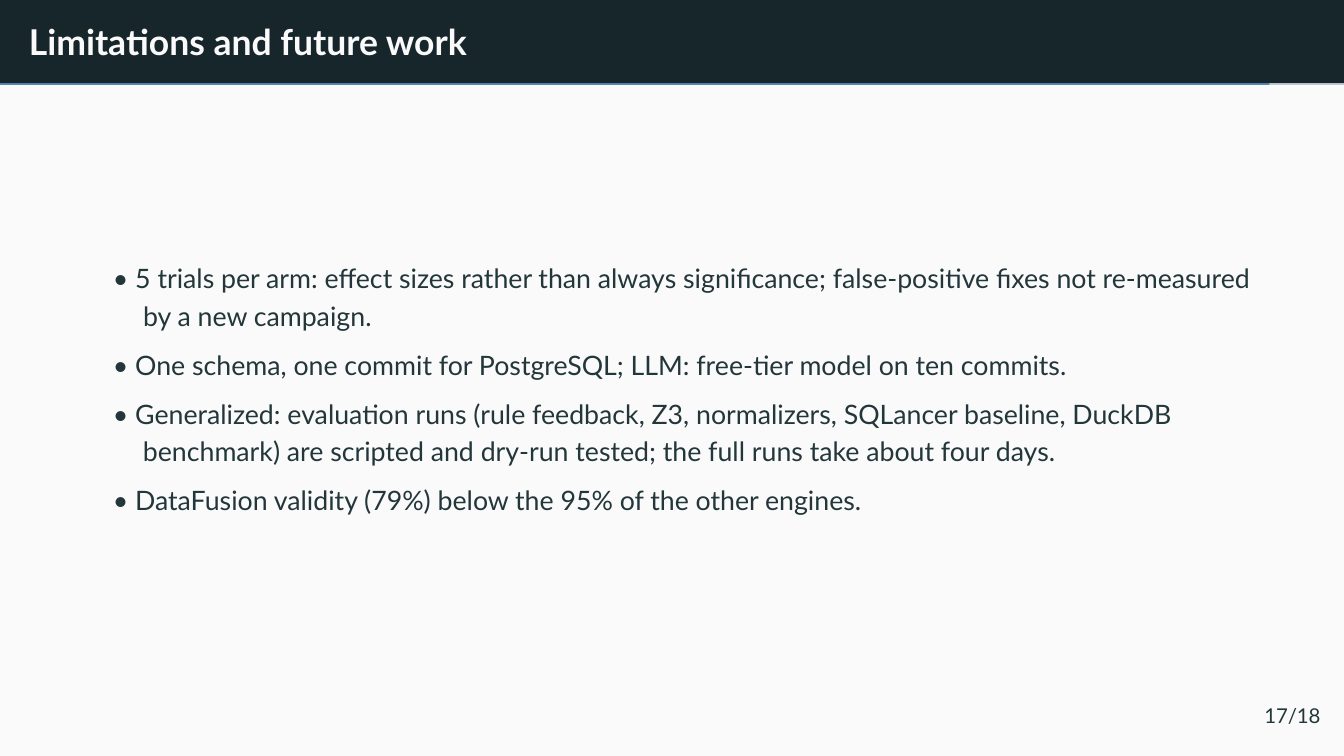
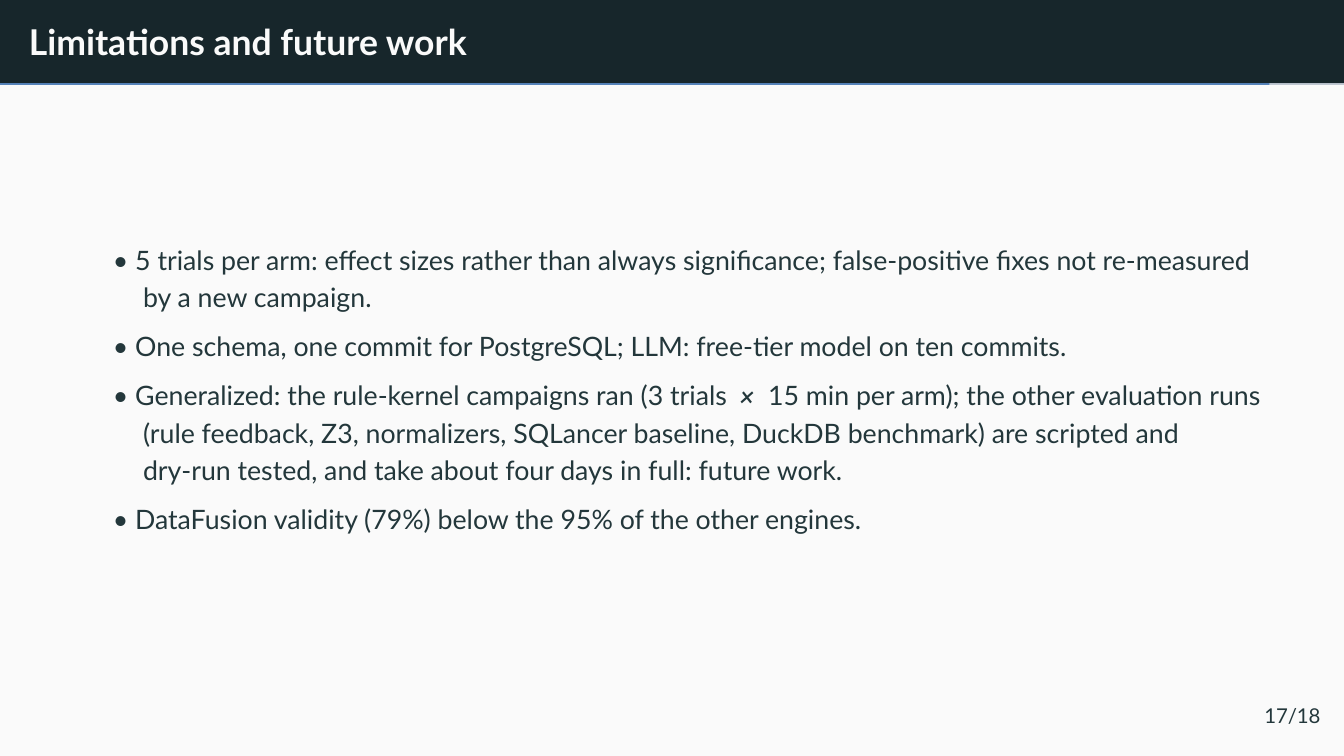
Before and after one commit to v28k/cs5187-term-project, a slide deck: slide 22 of completion/slides/final_presentation.pptx. Drawn at 1344x756 pixels with LibreOffice and Linux fonts; fonts in the diff are those of the drawing. Boxes give left, top, right and bottom in pixels: in the first picture for what was removed or moved away, otherwise in the second. Text is boxed around its words. In the diff, an @@ line names an element or a change of style, - is before the commit and + after.

```diff
--- a/completion/slides/final_presentation.pptx
+++ b/completion/slides/final_presentation.pptx
@@ text "• 5 trials per arm: ..." moved from (x1=135, y1=268, x2=1250, y2=293) to (x1=135, y1=250, x2=1250, y2=275) @@
@@ text "by a new campaign." moved from (x1=143, y1=306, x2=372, y2=331) to (x1=143, y1=287, x2=372, y2=312) @@
@@ text "• One schema, one commit ..." moved from (x1=135, y1=355, x2=1066, y2=380) to (x1=135, y1=336, x2=1066, y2=361) @@
@@ text added at (x1=135, y1=384, x2=727, y2=410), 9 pt, text #23373B @@
+• Generalized: the rule-kernel campaigns ran (3 trials
@@ text added at (x1=740, y1=380, x2=766, y2=412), 9 pt, text #23373B, italic @@
+×
@@ text added at (x1=768, y1=384, x2=1260, y2=410), 9 pt, text #23373B @@
+15 min per arm); the other evaluation runs
@@ text at (x1=143, y1=422, x2=1179, y2=448): text changed @@
-• Generalized: evaluation runs (rule feedback, Z3, normalizers, SQLancer baseline, DuckDB
+(rule feedback, Z3, normalizers, SQLancer baseline, DuckDB benchmark) are scripted and
@@ text at (x1=143, y1=460, x2=843, y2=485): text changed @@
-benchmark) are scripted and dry-run tested; the full runs take about four days.
+dry-run tested, and take about four days in full: future work.
@@ text "• DataFusion validity (79%) below ..." moved from (x1=135, y1=489, x2=861, y2=515) to (x1=135, y1=508, x2=861, y2=534) @@
```
Also in this commit, not shown: 7 other slides changed, 13 other files.
